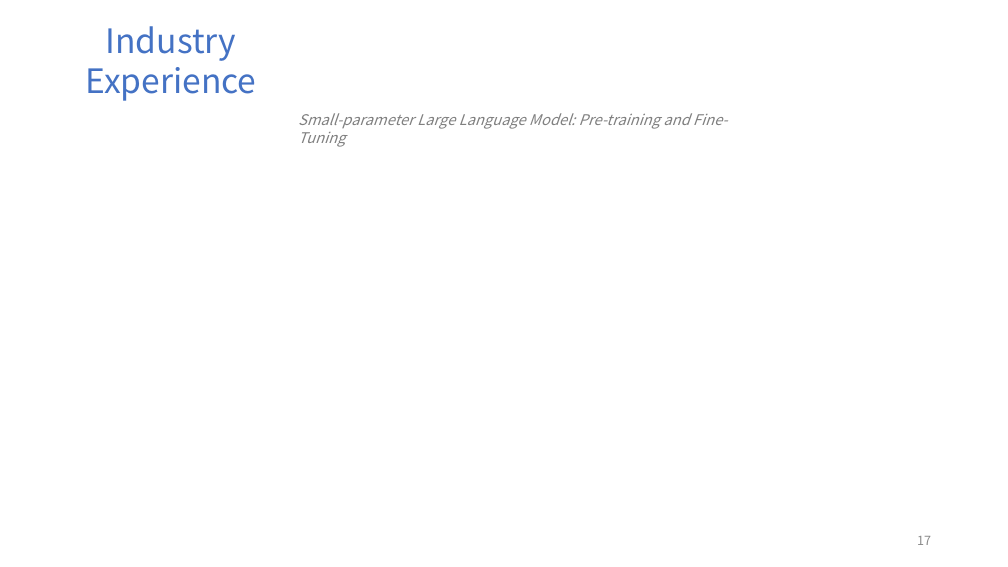
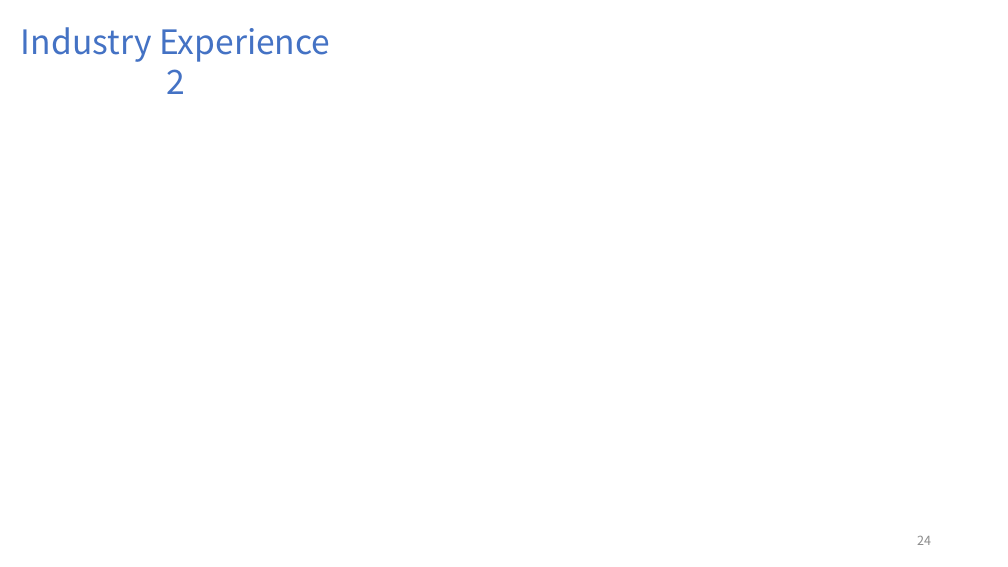
Before and after one commit to FriderickYu/Z3_Ex, a slide deck: slide 24 of Presentation.pptx (slide 17 before the commit). Drawn at 1008x567 pixels with LibreOffice and Linux fonts; fonts in the diff are those of the drawing. Boxes give left, top, right and bottom in pixels: in the first picture for what was removed or moved away, otherwise in the second. Text is boxed around its words. In the diff, an @@ line names an element or a change of style, - is before the commit and + after.

```diff
--- a/Presentation.pptx
+++ b/Presentation.pptx
@@ text at (21, 27, 330, 94): text changed @@
-Industry Experience
+Industry Experience 2
@@ text removed at (298, 113, 728, 147) @@
-Small-parameter Large Language Model: Pre-training and Fine-Tuning
@@ page number at (917, 536, 931, 545): text changed @@
-17
+24
```
Also in this commit, not shown: 7 other slides changed, 8 slides added, 4 slides removed, 1 other file.
